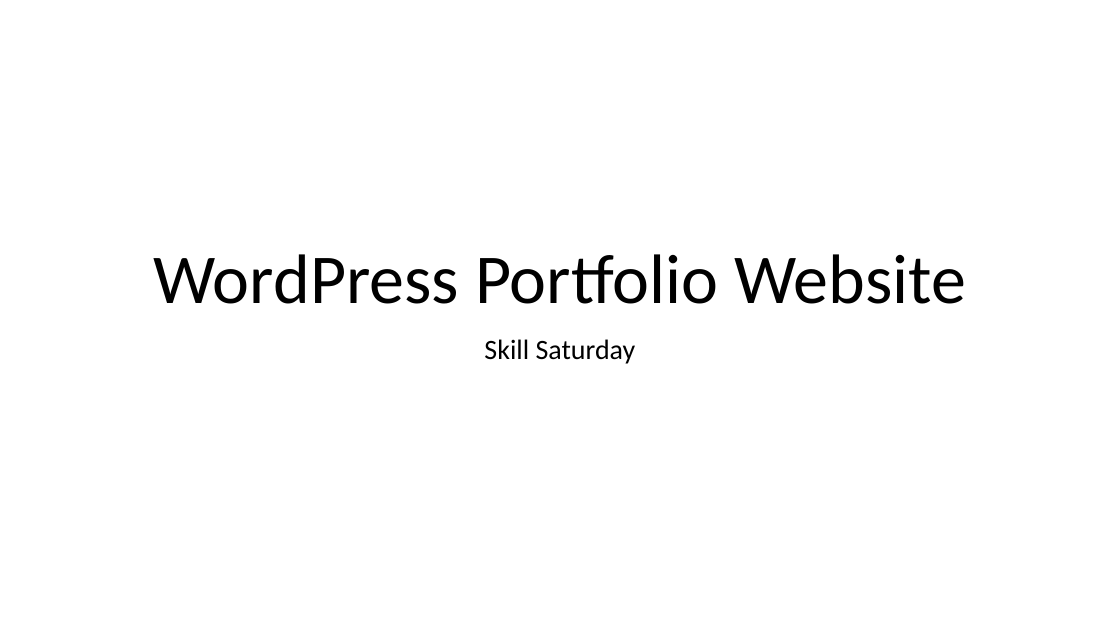
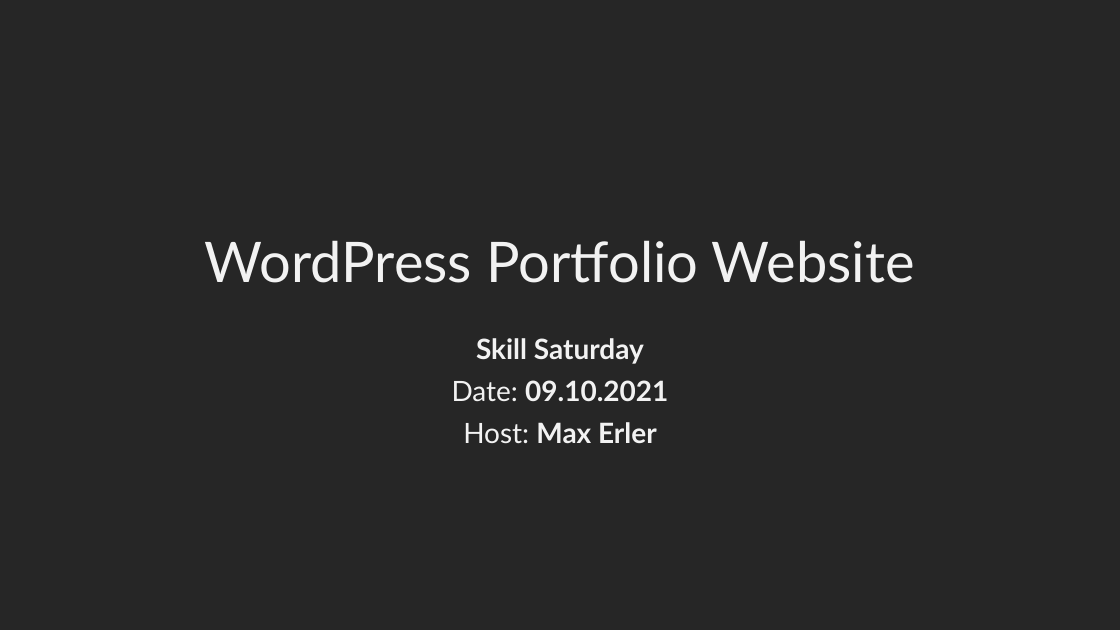
Before and after one commit to maximotus/skill-saturday-wordpress-portfolio-website, a slide deck: slide 1 of wordpress-portfolio-website-presentation.pptx. Drawn at 1120x630 pixels with LibreOffice and Linux fonts; fonts in the diff are those of the drawing. Boxes give left, top, right and bottom in pixels: in the first picture for what was removed or moved away, otherwise in the second. Text is boxed around its words. In the diff, an @@ line names an element or a change of style, - is before the commit and + after.

```diff
--- a/wordpress-portfolio-website-presentation.pptx
+++ b/wordpress-portfolio-website-presentation.pptx
@@ background #FFFFFF to #262626 @@
@@ title "WordPress Portfolio Website" moved from (x1=154, y1=254, x2=966, y2=304) to (x1=205, y1=240, x2=915, y2=283) @@
@@ title "WordPress Portfolio Website" at (x1=205, y1=240, x2=915, y2=283): size 60 to 48 pt, font Calibri to Lato, text colour #000000 to #F2F2F2 @@
@@ subtitle at (x1=476, y1=338, x2=644, y2=364): font Calibri to Lato, text colour #000000 to #F2F2F2, bold on in "Skill Saturday" @@
@@ subtitle at (x1=452, y1=380, x2=668, y2=443): paragraphs added @@
+Date: 09.10.2021
+Host: Max Erler
```
Also in this commit, not shown: 4 slides added, 21 other files.
